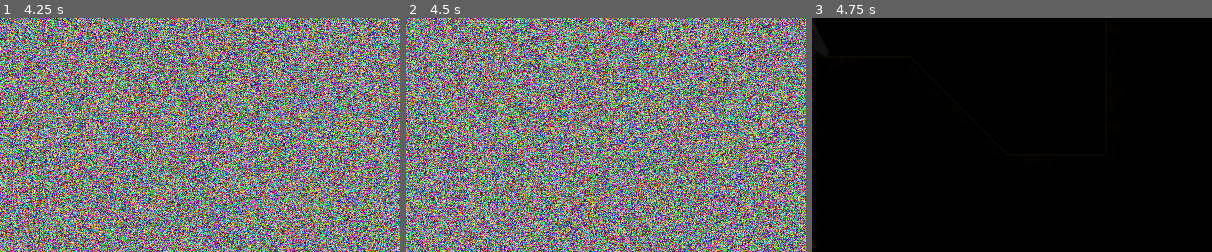
Above: before the commit, frames 1-3 (left to right).
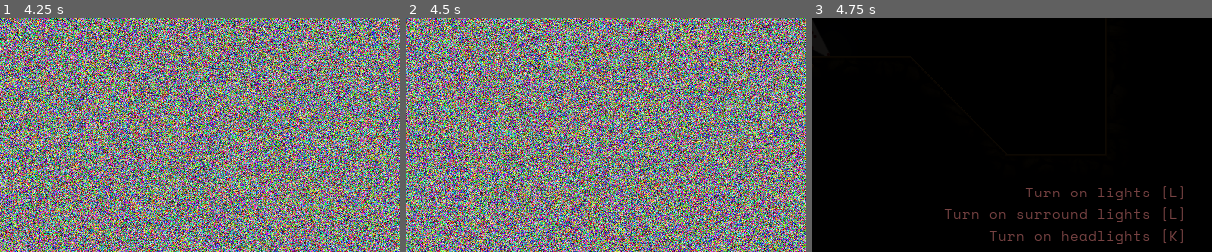
Above: after the commit, the same moments.

Repository: maximinus/scheme7
Game: Godot game, scene res://scenes/Interface/Dialog/Dialog.tscn
Same seed, same stepped clock (60 frames per second), same inputs: the game is played once before the commit and once after it. The engine's default icon, where the game draws it, is replaced by a stand-in: a white triangle on a blue panel in a dark square. Sound files missing from this copy of the repository are replaced by a short silence.
Inputs:
- Up to frame 1 (4.25 s): tap Enter (Enter) at 0.5, 0.6, 2, 2.75, 3.5, 3.6 s; hold D (RightTurn) 0.53-1.28 s; tap Space (FireLaser) at 1.25, 1.35 s; hold M (download) 1.28-2.03 s; hold D (RightTurn) 2.03-2.78 s; tap K (FullBeam) at 2.1 s; hold W (Thrust) 2.78-3.53 s; tap L (Lights) at 2.85 s; hold A (LeftTurn) from 3.53 s (still down)
- Up to frame 2 (4.5 s): keep holding A (LeftTurn); tap Space (FireLaser) at 4.35 s
- Up to frame 3 (4.75 s): keep holding A (LeftTurn)
The pictures show only the part of the screen within x 50-100%, y 46-96%; the shares and areas given below are measured in that part.

Frames 1-2 are identical in both runs. In frame 3, 1.7% of the frame differs, in the area x 33-93%, y 71-97%.
Error before the commit: Invalid call. Nonexistent function 'call_func' in base 'Nil'. (res://scenes/PlayerUI/MissionObjectives/MissionObjectives.gd:70)

Commit message:
Finished second tutorial level map

Diff:
--- a/Scheme7/scenes/Levels/BaseLevel/BaseLevel.gd
+++ b/Scheme7/scenes/Levels/BaseLevel/BaseLevel.gd
@@ -13,7 +13,7 @@
 		texts.append(i[0])
 	Globals.level.objectives = texts
 	Globals.level.callback = funcref(self, 'testObjectives')
-#	$CanvasLayer/Objectives.setup()
+	$CanvasLayer/Objectives.setup()
 
 # we need to handle level objectives here.
 # So first the code to check each objective
--- a/Scheme7/scenes/Levels/tutorial_levels/tutorial_2/tutorial_2.tscn
+++ b/Scheme7/scenes/Levels/tutorial_levels/tutorial_2/tutorial_2.tscn
@@ -6,6 +6,8 @@
 [ext_resource path="res://scenes/LevelObjects/SimpleLight/SimpleLight.tscn" type="PackedScene" id=4]
 [ext_resource path="res://scenes/Levels/MapTiles.tres" type="TileSet" id=5]
 [ext_resource path="res://scenes/LevelObjects/Lander/Lander.tscn" type="PackedScene" id=6]
+[ext_resource path="res://scenes/PlayerUI/MissionComplete/MissionComplete.tscn" type="PackedScene" id=7]
+[ext_resource path="res://scenes/PlayerUI/MissionObjectives/MissionObjectives.tscn" type="PackedScene" id=8]
 
 [sub_resource type="Shader" id=1]
 code = "shader_type canvas_item;
@@ -76,6 +78,10 @@
 
 [node name="CanvasLayer" type="CanvasLayer" parent="."]
 
+[node name="Objectives" parent="CanvasLayer" instance=ExtResource( 8 )]
+
+[node name="MissionComplete" parent="CanvasLayer" instance=ExtResource( 7 )]
+
 [node name="PauseScreen" parent="CanvasLayer" instance=ExtResource( 3 )]
 visible = false
 
Not shown: 1 places in Scheme7/scenes/Levels/tutorial_levels/tutorial_2/tutorial_2.tscn that only renumber resources
